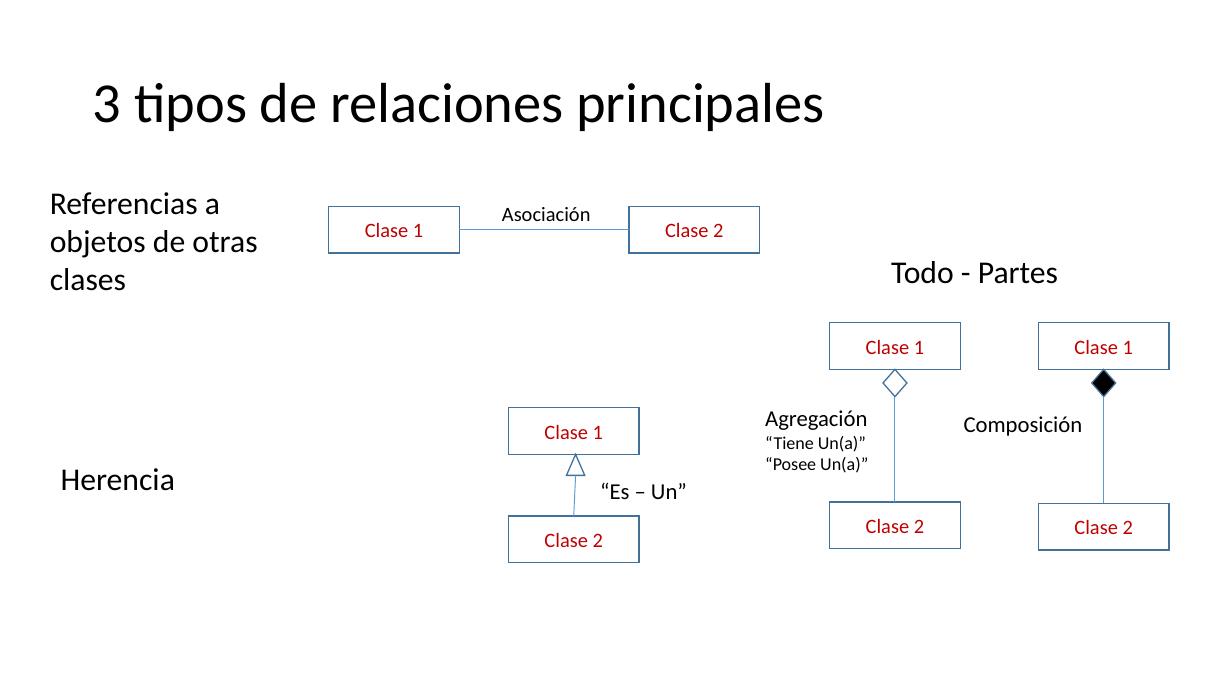
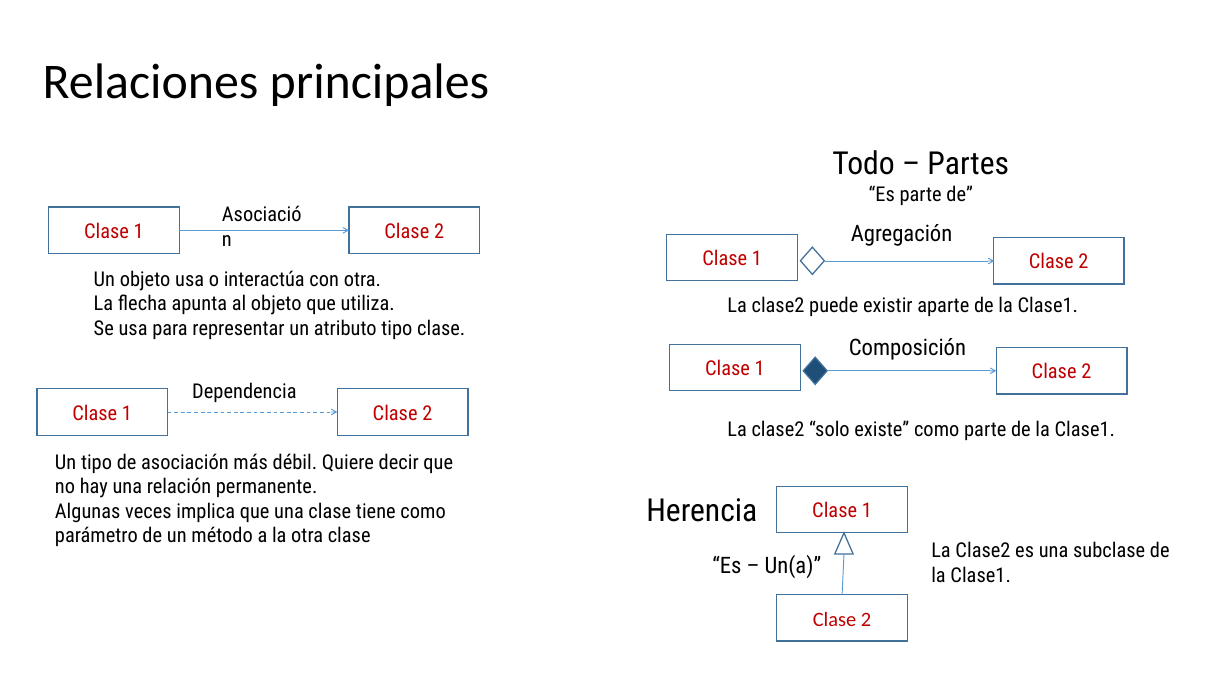
Before and after one commit to CesarLopez-Profe/Paradigmas_de_Programacion, a slide deck: slide 3 of Slides/POO/4 Relaciones entre clases.pptx. Drawn at 1232x693 pixels with LibreOffice and Linux fonts; fonts in the diff are those of the drawing; background and template pictures are left out. Boxes give left, top, right and bottom in pixels: in the first picture for what was removed or moved away, otherwise in the second. Text is boxed around its words. In the diff, an @@ line names an element or a change of style, - is before the commit and + after.

Commit message:
Commit ppt Relaciones entre clases

```diff
--- a/Slides/POO/4 Relaciones entre clases.pptx
+++ b/Slides/POO/4 Relaciones entre clases.pptx
@@ title at (43,63,490,106): text changed; size 44 to 38.8 pt @@
-3 tipos de relaciones principales
+Relaciones principales
@@ text at (832,150,1009,205): text changed; font Calibri to Roboto Condensed @@
-Todo - Partes
+Todo – Partes
+“Es parte de”
@@ text removed at (50,192,257,291) @@
-Referencias a objetos de otras clases
@@ 2 rectangles, 1 text, 1 arrow: place and size @@
-2 rectangles, 1 text, 1 arrow at (329,206,760,252)
+2 rectangles, 1 text, 1 arrow at (49,197,480,253)
@@ line (179, 230) - (349, 230): line to arrow @@
@@ rectangle "Clase 1": place and size @@
-rectangle "Clase 1" at (508,408,639,454)
+rectangle "Clase 1" at (667,235,798,281)
@@ font Calibri to Roboto Condensed in 10 elements at (670,345,800,391), (849,338,966,360), (213,197,319,230), (49,207,179,253), (349,207,480,253), (646,498,757,522), (37,389,167,435), (337,389,468,435), (667,235,798,281), (994,238,1124,284) @@
@@ rectangle "Clase 2": place and size @@
-rectangle "Clase 2" at (508,517,639,563)
+rectangle "Clase 2" at (994,238,1124,284)
@@ group added at (727,224,1127,440): 3 texts, 2 arrows, 1 diamond, 1 rectangle @@
+Agregación
+Clase 2
+La clase2 “solo existe” como parte de la Clase1.
+La clase2 puede existir aparte de la Clase1.
@@ text "Composición": place and size @@
-text "Composición" at (964,416,1082,436)
+text "Composición" at (849,338,966,360)
@@ rectangle "Clase 1": place and size @@
-rectangle "Clase 1" at (830,323,960,369)
+rectangle "Clase 1" at (670,345,800,391)
@@ diamond: place and size @@
-diamond at (884,370,908,396)
+diamond at (803,358,827,384)
@@ diamond at (803,358,827,384): fill #FFFFFF to #1F4E79 @@
@@ rectangle "Clase 1": place and size @@
-rectangle "Clase 1" at (1039,323,1169,369)
+rectangle "Clase 1" at (37,389,167,435)
@@ rectangle "Clase 2": place and size @@
-rectangle "Clase 2" at (1039,504,1169,550)
+rectangle "Clase 2" at (337,389,468,435)
@@ diamond removed at (1092,370,1116,396) @@
@@ text removed at (765,410,868,473) @@
-Agregación
-“Tiene Un(a)”
-“Posee Un(a)”
@@ line removed from (896, 502) to (896, 396) @@
@@ line removed from (1104, 504) to (1104, 396) @@
@@ group added at (55,270,465,546): 3 texts, 1 arrow @@
+Un objeto usa o interactúa con otra.
+La flecha apunta al objeto que utiliza.
+Se usa para representar un atributo tipo clase.
+Dependencia
+Un tipo de asociación más débil. Quiere decir que no hay una relación permanente.
+Algunas veces implica que una clase tiene como parámetro de un método a la otra clase
@@ text "Herencia": place and size @@
-text "Herencia" at (61,468,175,491)
+text "Herencia" at (646,498,757,522)
@@ rectangle added at (777,486,908,532), fill #FFFFFF, outline #42719B 1 pt, 15.9 pt, text #C00000 @@
+Clase 1
@@ triangle: place and size @@
-triangle at (567,455,585,476)
+triangle at (836,533,854,555)
@@ text at (712,555,821,578): text changed; font Calibri to Roboto Condensed @@
-“Es – Un”
+“Es – Un(a)”
@@ line moved from (574, 517) - (576, 476) to (842, 594) - (844, 554) @@
@@ text added at (931,541,1170,583), 15.9 pt, text #000000 @@
+La Clase2 es una subclase de la Clase1.
@@ rectangle "Clase 2": place and size @@
-rectangle "Clase 2" at (830,502,960,548)
+rectangle "Clase 2" at (777,594,908,640)
```
Also in this commit, not shown: 2 other files.
